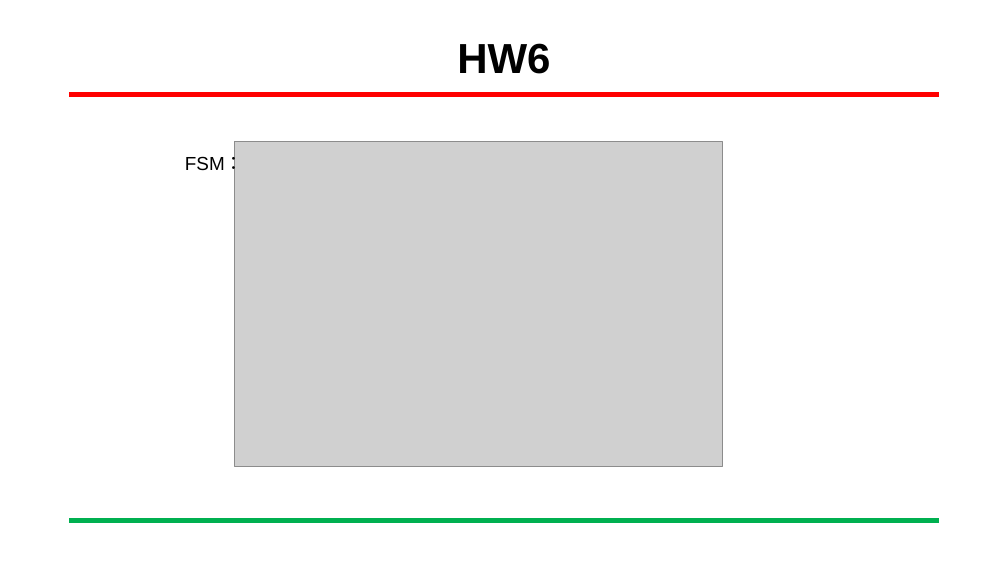
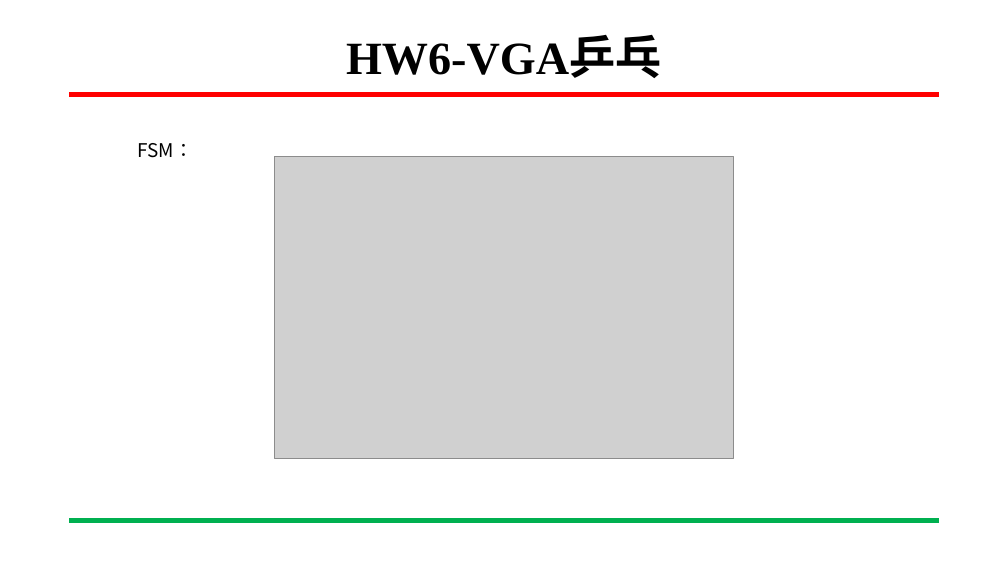
Before and after one commit to CCH147/FPGA_Course, a slide deck: slide 3 of HW6/HW6_pingpong_vga.pptx (slide 1 before the commit). Drawn at 1008x567 pixels with LibreOffice and Linux fonts; fonts in the diff are those of the drawing; grey boxes stand for pictures; background and template pictures are left out. Boxes give left, top, right and bottom in pixels: in the first picture for what was removed or moved away, otherwise in the second. Text is boxed around its words. In the diff, an @@ line names an element or a change of style, - is before the commit and + after.

Commit message:
Update HW6 ppt

```diff
--- a/HW6/HW6_pingpong_vga.pptx
+++ b/HW6/HW6_pingpong_vga.pptx
@@ title at box(346, 39, 662, 78): text changed; size 40 to 44 pt; font Arial to Times New Roman @@
-HW6
+HW6-VGA乒乓
@@ text "FSM：": place and size @@
-text "FSM：" at box(185, 156, 244, 175)
+text "FSM：" at box(138, 143, 194, 158)
@@ text "FSM：" at box(138, 143, 194, 158): font Arial to Noto Sans CJK SC @@
@@ picture: place and size @@
-picture at box(235, 141, 723, 467)
+picture at box(274, 156, 733, 458)
```
Also in this commit, not shown: 1 other slide changed, 4 slides added, 3 slides removed, 6 other files.
